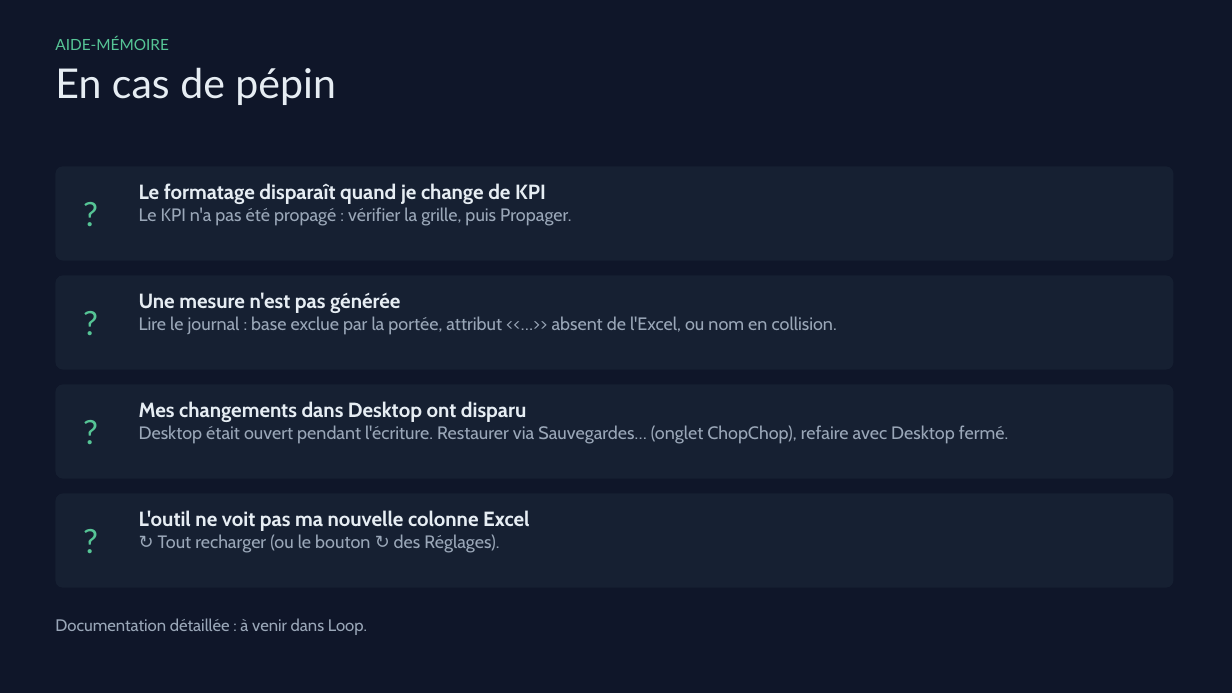
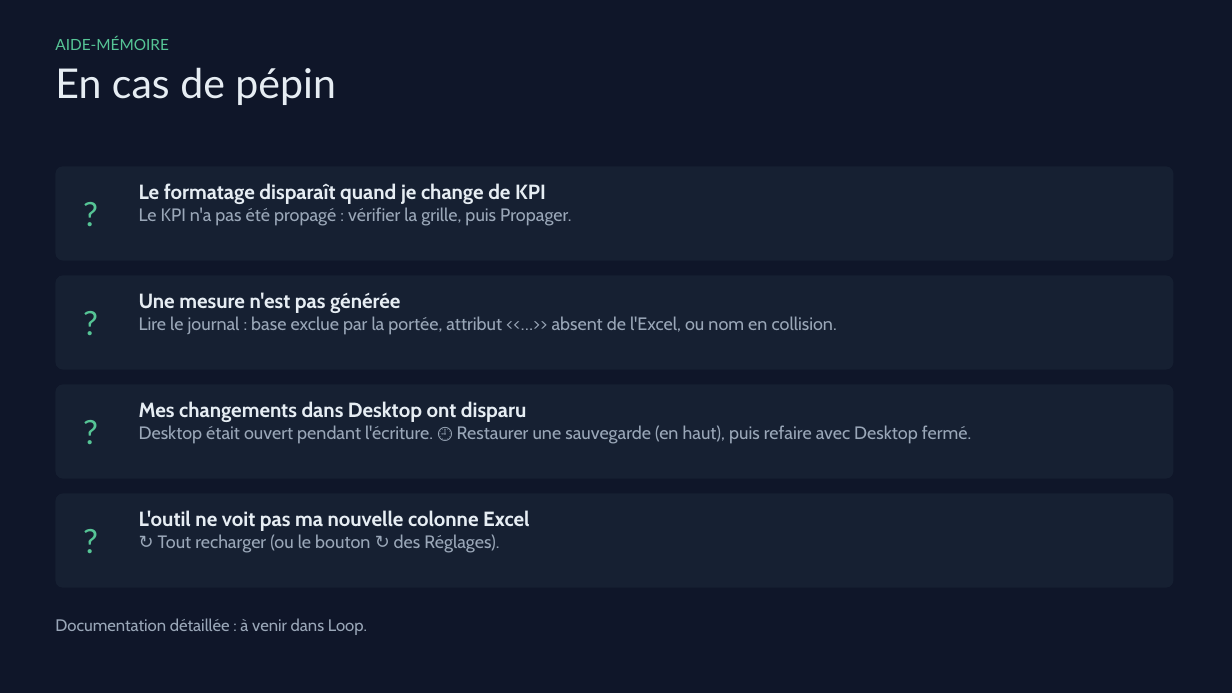
Before and after one commit to Madein1987/PBIdouille, a slide deck: slide 20 of docs/PBIdouille - Guide de demarrage rapide.pptx. Drawn at 1232x693 pixels with LibreOffice and Linux fonts; fonts in the diff are those of the drawing. Boxes give left, top, right and bottom in pixels: in the first picture for what was removed or moved away, otherwise in the second. Text is boxed around its words. In the diff, an @@ line names an element or a change of style, - is before the commit and + after.

```diff
--- a/docs/PBIdouille - Guide de demarrage rapide.pptx
+++ b/docs/PBIdouille - Guide de demarrage rapide.pptx
@@ text at (139,425,971,444): text changed @@
-Desktop était ouvert pendant l'écriture. Restaurer via Sauvegardes… (onglet ChopChop), refaire avec Desktop fermé.
+Desktop était ouvert pendant l'écriture. 🕘 Restaurer une sauvegarde (en haut), puis refaire avec Desktop fermé.
```
Also in this commit, not shown: 3 other slides changed, 14 other files.
